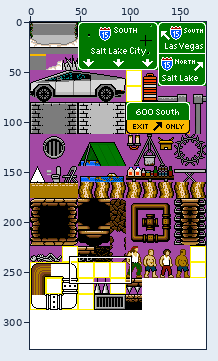
Sprite sheet: tilesheets/deprecated/level_slc.png. The picture above shows the old version from afar; the outline marks the close-up.
Close-up. Before:
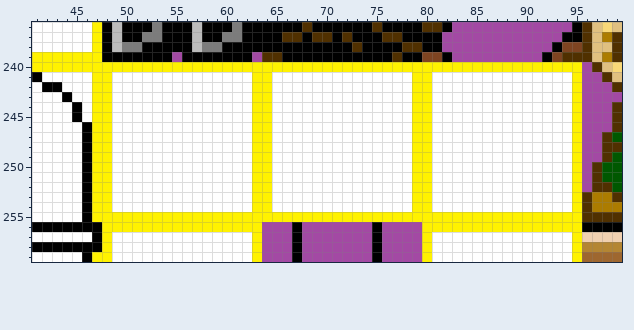
The file is 176x327 pixels. Colours within 5 levels of each other are drawn and written as one. Shown: x 41..99, y 236..259.
The result:
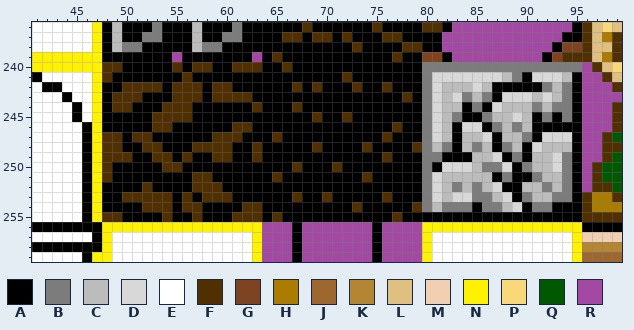
Palette (. is transparent): A #000000  B #7c7c7c  C #bcbcbc  D #d8d8d8  E #ffffff  F #503000  G #7e4421  H #ac7c00  J #9e672f  K #b48633  L #e0c080  M #f0d0b0  N #fff200  P #f8d878  Q #005800  R #a349a4
Changes in this commit:
Changed rows in their new state; - is an unchanged pixel.
first column x 48:
239 ----------------A-------------------------------
240 FFAAAAAFAFFAAFFFAAFAAAAAAAAAAAAABBBBBBBBBBBBBBBB
241 FAAAAAAAFAAAAAAAAAAAAAAAFAAAAAAABDDDDDDDCBADDDCA
242 AAFFFFAFFFAFFAAAAAAFAFAAAFAAFAAABDCCCDCAAAAABCBA
243 AFFFAAAFFFAFFFFAAAAAAAAAAAAAAAFABDCDBCBADDDCDCBA
244 AFFAAAFFFAAAAAAFAAAFAAAAAAAAAAAABDCCABADCCCBCBBA
245 AAAAAFFFFAAAAAAAAAAAAFAAFAAAAAAABDCBAABCCDCABABA
246 AAAAAFFAAAAAAFFAAAAAAAAAAAAAAFAABDCADDABCBCAAAAA
247 FFAFFAAAAAAFFFAAAFAAAAAAAAAAFAAABDCACCDACCBADDDA
248 FFAAFFAAAFFFFAAFAAAAAFAAAAFAAAAFBCBACBCABCADCCCA
249 FFFAAFFAFAAFFAAFAAAAAAAAAAAAFAAABBAAACCDABACCDBA
250 FAAAAAFFAAAAAAAAAAAFAAAFAAAAAAAABADDDCBBDABCCDBA
251 FAAAAAAAAFFAAAAAAFAAAAAAAAFAAAAABDCCCCCABAABCCBA
252 AAAAFAAAAFFFAAAAAAAAAAAAAAAAAAAABDCBCBCDAACCBCBA
253 AAFFFFFAFAFFFAAAAAAFAAFAAAAAFAAABDCDDBBCDABCCBBA
254 AAAAFFFAFFAAAAFFAAAAAAAAAFAAAAAFBCBBBABBCDABBAAA
255 FFAAAAFAAFAAAFFFAFAAAAAAAAAAAFAAAAAAAAAAAAAAAAAA
Boxes around the changes in both close-ups, in picture pixels (x1, y1, x2, y2):
changed: (102, 52, 582, 222)
